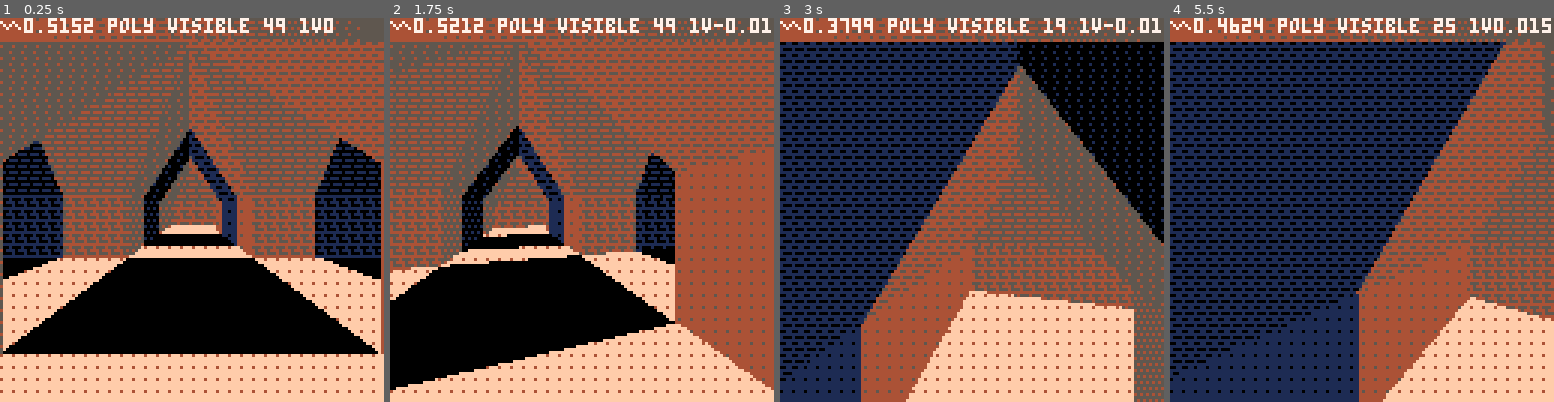
Above: before the commit, frames 1-4 (left to right).
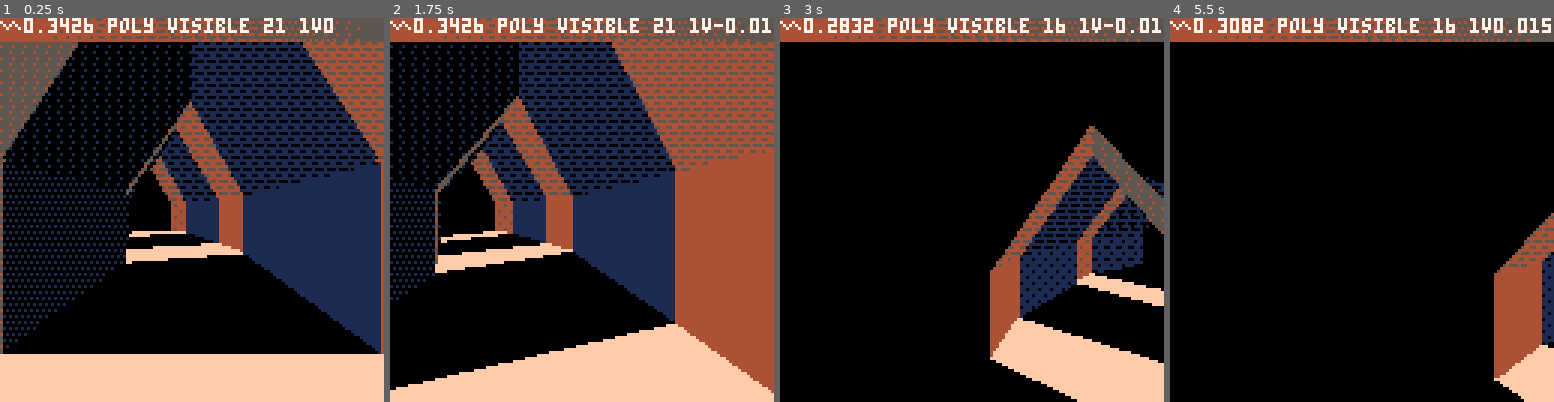
Above: after the commit, the same moments.

Repository: yourykiki/pico8
Game: PICO-8 cartridge temple.p8
The game is run twice, just before and just after one commit, with the same random seed, the same clock (stepped at 60 frames per second) and the same inputs.
Inputs:
- Up to frame 1 (0.25 s): no input
- Up to frame 2 (1.75 s): hold Right from 1.6 s (still down)
- Up to frame 3 (3 s): release Right at 2.1 s; hold Up 2.15-2.42 s; hold Right from 2.47 s (still down)
- Up to frame 4 (5.5 s): release Right at 3.03 s; hold Left 3.08-3.58 s; hold Down 3.63-3.97 s; hold Right 4.02-4.68 s; hold Up 4.73-5.03 s; hold Left from 5.08 s (still down)

The runs differ from the first frame. In frame 1, 49% of the frame differs, in the area x 0-100%, y 0-98%; in frame 2, 39%; in frame 3, 68%; in frame 4, 75%, in the area x 0-100%, y 0-100%.

Commit message:
collision, import function, first try

Diff:
--- a/temple.p8
+++ b/temple.p8
@@ -1,5 +1,5 @@
 pico-8 cartridge // http://www.pico-8.com
-version 18
+version 29
 __lua__
 -- temple corridor demo
 -- @yourykiki
@@ -18,7 +18,7 @@
  0xf5f5,0xfdf5,0xfdf7,0xffff
 }
 local dith2={
- 0x0000,0x8000,0x8020,0xc020,
+ 0x0000,0x0000,0x8020,0xc020,
  0xc060,0xc070,0xe070,0xe470,
  0xe472,0xf472,0xf4f2,0xf5f2,
  0xf5fa,0xf7fa,0xf7fe,0xffff
@@ -26,11 +26,11 @@
 
 function init_cam()
  return {
-  pos={0,6,0},
+  pos={0,6,0,rayon=2},
   ang=0.25,
   fvel=0,--forward
   svel=0,--strafe
-  avel=0,
+  avel=0,--angle
   m={},
   --move forward
   fwd=function(self)
@@ -115,6 +115,29 @@
     }
    end
    return vert
+  end,
+  collision=function(self,walls)
+   local c=self.pos
+   for wall in all(walls) do
+    local a,b=wall[1],wall[2]
+    local pcol=coldroitecerc(a,b,c)
+--    if (pcol) return true
+    if pcol~=nil then
+     -- collision response
+     local n={pcol[1]-c[1],
+       pcol[2]-c[3],0}
+     v_normz(n)
+     n={n[1]*c.rayon,n[2]*c.rayon}
+     n={c[1]+n[1]-pcol[1],
+      c[3]+n[2]-pcol[2]}
+     self.pos[1]-=n[1]
+     self.pos[3]-=n[2]
+--     cx=c.x-n.x
+--     cy=c.y-n.y
+--     c=vec(cx,cy)
+--     c.rayon=5
+    end
+   end
   end
  }
 end
@@ -138,8 +161,8 @@
 function _init()
  cam=init_cam()
 -- nbvrt=#vrtx
--- init_ring()
- init_lvl()
+ init_ring()
+-- init_lvl()
 end
 
 function init_lvl()
@@ -218,14 +241,16 @@
  for i=0,nb-1 do
   local m=make_cor(pos,a*i)
   local _polys=add_model(m)
-
+ 	local _walls=m.walls
   d={sin(a*i)*24,0,cos(a*i)*24}
   v_add(pos,d)
   if i>0 then
    local mj=make_cor_joint()
    add_all(_polys,mj.polys)
-  end
-  add(nodes,make_node(i+1,_polys))
+   add_all(_walls,mj.walls)
+  end
+  add(nodes,
+   make_node(i+1,_polys,_walls))
  end
  for i=1,nb do
   local j=(i%nb+1)
@@ -233,6 +258,8 @@
  end
 end
 
+-- add mdl vrtx to world vrtx
+-- update polygone vrtx index
 function add_model(mdl)
 --print("max_vrtx"..max_vrtx)
  mdl.start_vrtx=max_vrtx
@@ -273,6 +300,11 @@
  -- on which node camera is ?
  curnod=get_curnod(cam.pos,curnod)
  cpu["2-curnod"]=curcpu()
+
+ --iciici can have multiple curnod
+ --on current node,
+ --test walls collision
+ collision=cam:collision(curnod.walls)
 end
 
 function _draw()
@@ -372,8 +404,8 @@
   --color and dither
   --color(c)
   local ptn=v_dot(_norms[idx],lgt)
-  ptn=flr(ptn*8+8)
-  fillp(dith2[flr(ptn)])
+  ptn=(ptn*8+8)\1
+  fillp(dith2[ptn\1])
   --filling
   polyfill(v,c)
 
@@ -408,6 +440,7 @@
    ..#vispolys.." "..curnod.id
    .."v"..cam.avel
    ,0,0,7)
+ if (collision) circfill(8,8,4,8)
 --print("nodes "..#nodes.polys)
 -- print""
 -- for k,v in pairs(cpu) do
@@ -434,9 +467,10 @@
 		local dx=(x1-x0)/(y1-y0)
 		if(y0<0) x0-=y0*dx y0=-1
 		-- subpixel shifting (after clipping)
-		local cy0=ceil(y0)--y0\1+1
+		local cy0=(y0&0xffff)+1
+--		local cy0=y0\1+1
 		x0+=(cy0-y0)*dx
-		for y=cy0,min(flr(y1),127) do
+		for y=cy0,min(y1\1,127) do
 			local x=nodes[y]
 			if x then
 				rectfill(x,y,x0,y)
@@ -703,9 +737,15 @@
  transform(lvrtx,
   pos[1],pos[2],pos[3],ry)
 
+ local lwalls={
+  {lvrtx[1],lvrtx[10]},
+  {lvrtx[6],lvrtx[5]}
+ }
+
  return {
   vrtx=lvrtx,
   polys=lpolys,
+  walls=lwalls,
   door_idx=function(self,i)
    if (i==2) return 6
    return 1
@@ -754,9 +794,14 @@
   {a3,a2,b4,b3,col0},
   {a2,a1,b5,b4,col0},
  }
+ local _walls={
+  {vrtx[a1],vrtx[b5]},
+  {vrtx[a5],vrtx[b1]}
+ }
  return {
   vrtx={},
-  polys=lpolys
+  polys=lpolys,
+  walls=_walls
  }
 end
 
@@ -916,7 +961,7 @@
  lastcpu=cpu
  return res
 end
-function make_node(a,_polys)
+function make_node(a,_polys,_walls)
  local vstart=vrtx[_polys[1][1]]
  -- init x z with first vrtx
  local minx,minz,maxx,maxz=
@@ -942,6 +987,7 @@
   minz=minz,
   maxx=maxx,
   maxz=maxz,
+  walls=_walls,
   inbound=function(self,p)
    return self.minx<=p[1]
     and p[1]<=self.maxx
@@ -971,7 +1017,7 @@
 
  -- take 2 nodes deep
  addchildnodpolys(
-  1,nod,_polys,_norms,_w)
+  2,nod,_polys,_norms,_w)
 
 --print(#_w,32,96)
 --print(#_polys,96)
@@ -1020,6 +1066,47 @@
  return nodes[1]
 end
 
+-->8
+-- point a
+-- point b
+-- cercle c
+function coldroitecerc(a,b,c)
+ local ab,ac=
+  {b[1]-a[1],b[3]-a[3]},
+  {c[1]-a[1],c[3]-a[3]}
+ -- norme du vecteur v
+ local num=ab[1]*ac[2]-ab[2]*ac[1]
+ -- valeur absolue
+-- num=abs(num)
+ if (num<0) num=-num
+ -- norme de u
+ local denom=sqrt(ab[1]*ab[1]+ab[2]*ab[2])
+ local ci=num/denom
+ if (ci>=c.rayon) return nil
+ -- collision avec la droite
+ -- collision avec segment ?
+ local bc={c[1]-b[1],c[3]-b[3]}
+ local psc1=ab[1]*ac[1]+ab[2]*ac[2]
+ local psc2=(-ab[1])*bc[1]+(-ab[2])*bc[2]
+ if psc1>=0 and psc2>=0 then
+  local ti=psc1/(ab[1]*ab[1]+ab[2]*ab[2])
+  return {a[1]+ti*ab[1],
+          a[3]+ti*ab[2]}
+--  return true
+ end
+ -- a dans cercle ?
+ -- b dans cercle ?
+-- if (colpointcerc(a,c)) return a
+-- if (colpointcerc(b,c)) return b
+ return nil
+end
+
+function colpointcerc(a,c)
+ local r=c.rayon
+ return
+  v_len({c[1]-a[1],0,c[3]-a[3]})
+   <r
+end
 __gfx__
 60006000606060606060606060606060666066606666666666666666666666666000600066006600660066606660666066666666666666666666666666666666
 00000000000000000600060006060606060606060606060666066606666666660000000000000000000000000600060006000600060606060666066666666666
@@ -1037,132 +1124,140 @@
 66066606666666660000000000000000060006000606060606060606060606060000000000000000000000000000000000000000000000000000000000000000
 66666666666666660000006000606060606060606060606060606066606666660000000000000000000000000000000000000000000000000000000000000000
 06060666066666660000000000000000000000060006060606060606060606060000000000000000000000000000000000000000000000000000000000000000
-…(129 lines of a section not shown)…
+00000000000000000000000000000000000000000000000000000000000000000000000000000000000000000000000000000000000000000000000000000000
+00000000000000000000000000000000000000000000000000000000000000000000000000000000000000000000000000000000000000000000000000000000
+00000000000000000000000000000000000000000000000000000000000000000000000000000000000000000000000000000000000000000000000000000000
+536f7000000000000000000000000000000000000000000000000000000000000000000000000000000000000000000000000000000000000000000000000000
+00000000000000000000000000000000000000000000000000000000000000000000000000000000000000000000000000000000000000000000000000000000
+1356f700000000000000000000000000000000000000000000000000000000000000000000000000000000000000000000000000000000000000000000000000
+00000000000000000000000000000000000000000000000000000000000000000000000000000000000000000000000000000000000000000000000000000000
+12356f70000000000000000000000000000000000000000000000000000000000000000000000000000000000000000000000000000000000000000000000000
+…(129 lines of a section not shown)…
